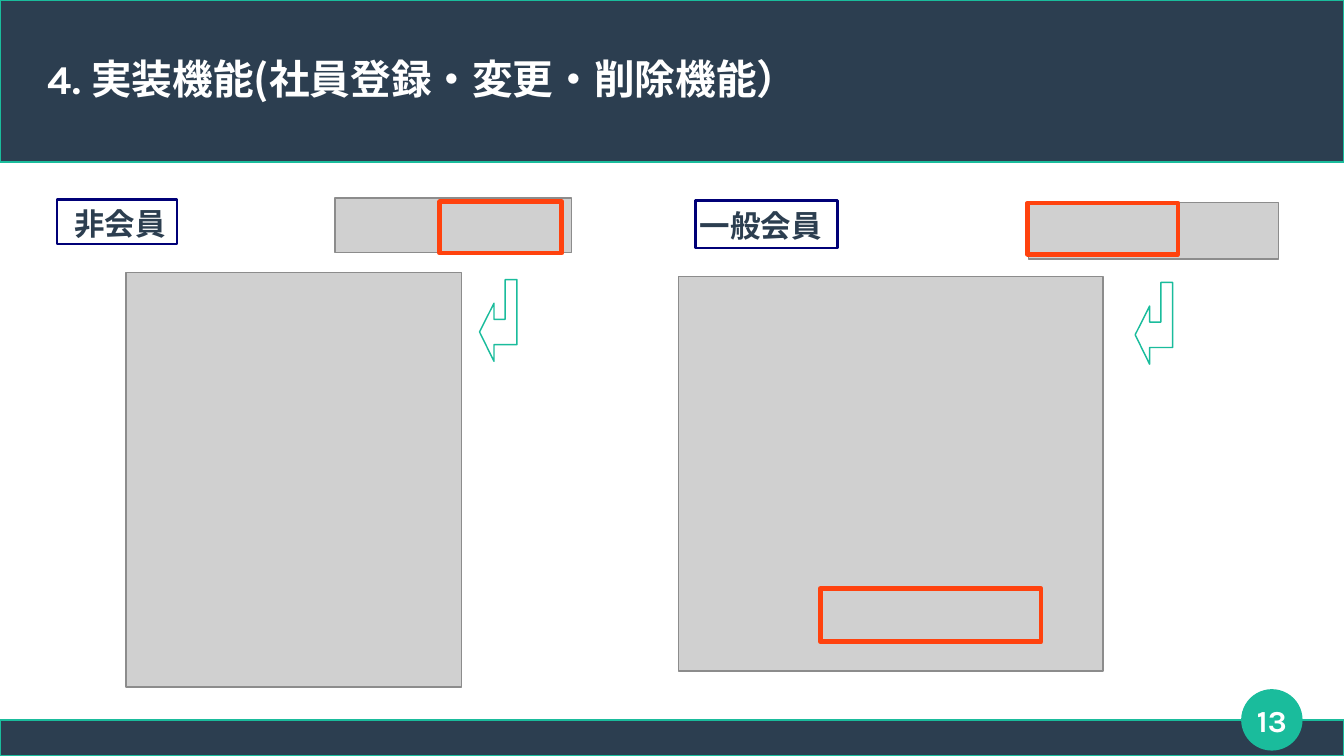
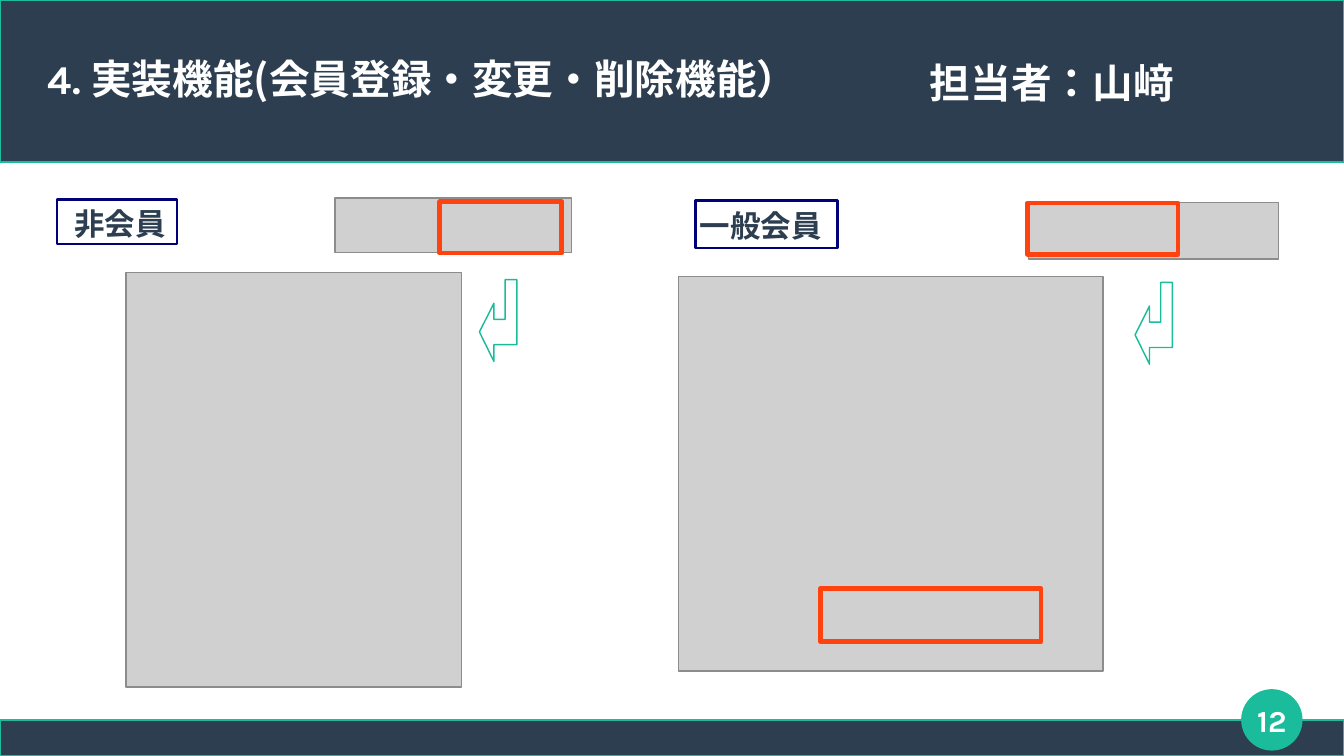
Before and after one commit to connk95/Shared-Shop, a slide deck: slide 12 of TeamUzawa_Sharing_ProjectFile/発表用スライド_チーム鵜澤.odp (slide 13 before the commit). Drawn at 1344x756 pixels with LibreOffice and Linux fonts; fonts in the diff are those of the drawing; grey boxes stand for pictures. Boxes give left, top, right and bottom in pixels: in the first picture for what was removed or moved away, otherwise in the second. Text is boxed around its words. In the diff, an @@ line names an element or a change of style, - is before the commit and + after.

```diff
--- a/TeamUzawa_Sharing_ProjectFile/発表用スライド_チーム鵜澤.odp
+++ b/TeamUzawa_Sharing_ProjectFile/発表用スライド_チーム鵜澤.odp
@@ title at bbox=[48, 59, 797, 102]: text changed @@
-4. 実装機能(社員登録・変更・削除機能）
+4. 実装機能(会員登録・変更・削除機能）
@@ text added at bbox=[930, 63, 1174, 102], 24 pt, text #FFFFFF, bold @@
+担当者：山﨑
@@ page number at bbox=[1257, 712, 1286, 732]: text changed @@
-13
+12
```
Also in this commit, not shown: 15 other slides changed, 1 slide added.
